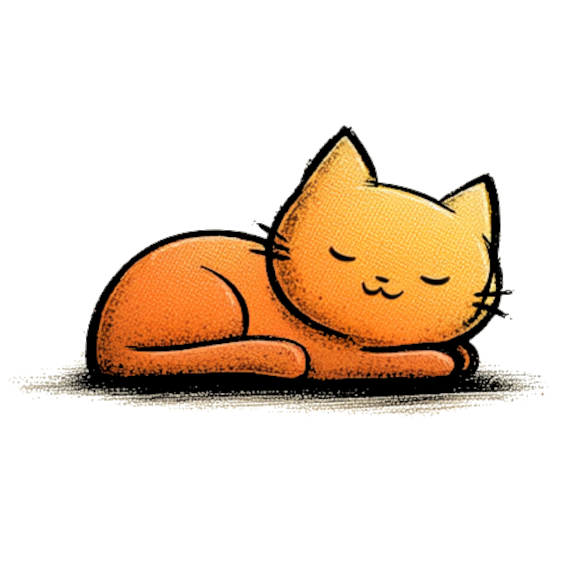
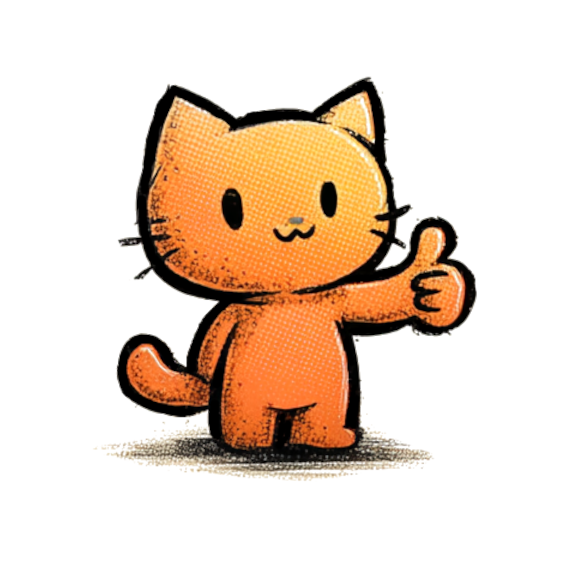
Comparing the layer stacks of the two 564 × 564 images. Changes:
hid "Sleepy Cat.png" over 8, 125, 549, 419
showed "OK Cat.png-Kopie" over 91, 76, 478, 482
